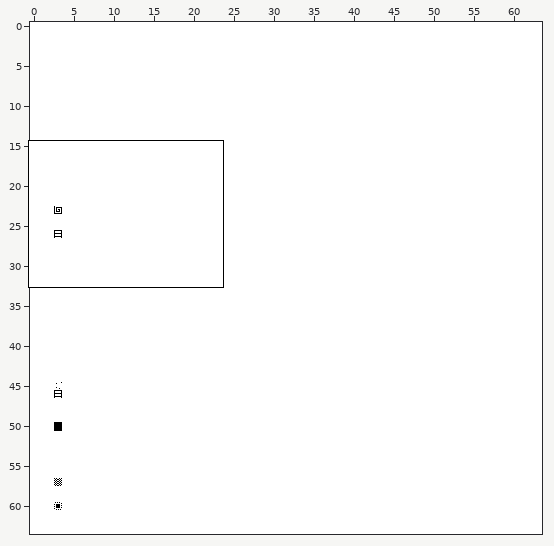
Tiled map (JSON) -- projects/project3Y/assets/maps/act2map.json. The picture above shows the old version from afar; the outline marks the close-up.
Close-up. Before:
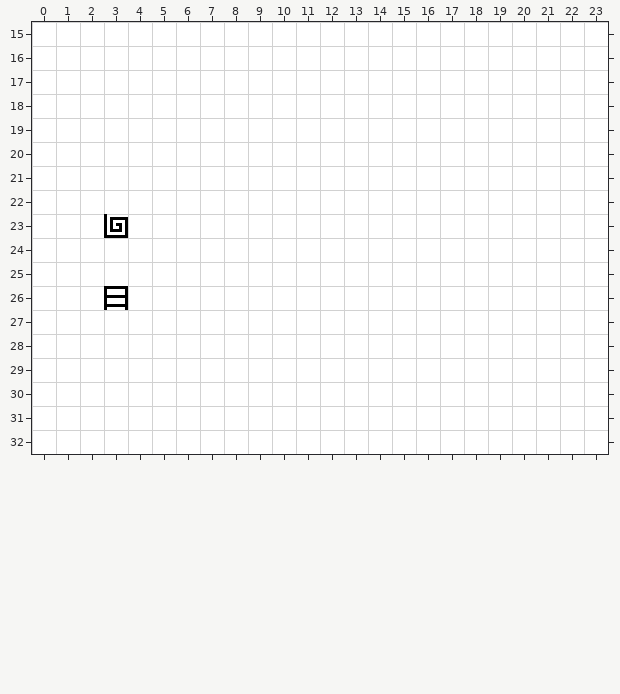
Cells are 16x16 px. Shown: x 0..23, y 15..32. The commit also changed other parts of the map, which this record leaves out.
After:
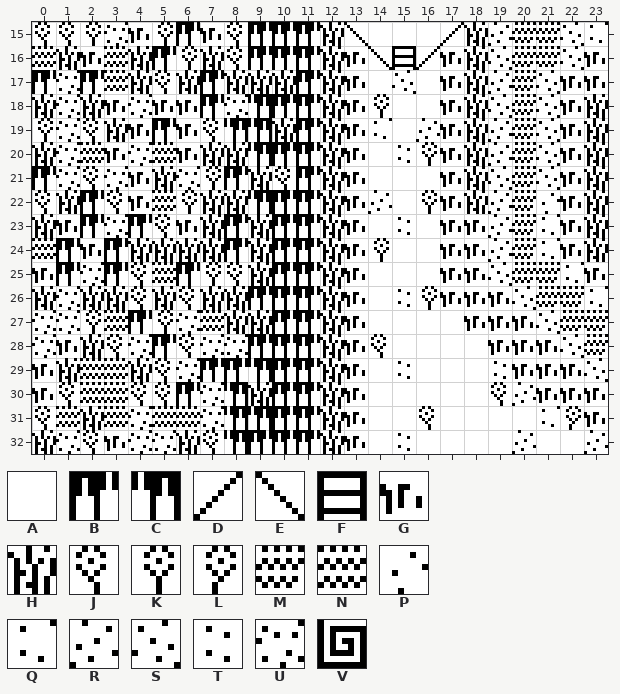
Key: from "map_tileset": A 0, B 31, C 32, D 80, E 81, F 88, G 115, H 117, J 119, K 120, L 121, M 125, N 127, P 135, Q 136, R 137, S 138, T 139, U 140, V 159.
_ is an empty cell, # one hidden under a higher layer.
Tiles replaced or removed in this view: A, F, V.
The exact change:
Changed rows in their new state; . is an unchanged cell.
Layer "background":
first column x 3:
15 ........_H#...#HR.#SQ
16 ........_HG#F#GHS.#SG
17 ........_HG...GHR.SGG
18 ........_HGK..GHS.SGH
19 ........_HGQ.RGHR.SGH
20 ........_HG.TKGHR.SGH
21 ........_HG...GHS.SGH
22 ........_HGR.KGHR.PGH
23 #......._HG.T.GGR.QGH
24 ........_HGK..GGR.QGH
25 ........_HG...GGS..QG
26 #......._HG.TKGGGS..Q
27 ........_HG....GGGS..
28 ........_HGJ....GGGS.
29 ........_HG.T...TGGGS
30 ........_HG.....JRGGG
31 ........_HG..J....QLG
32 ........_HG.T....R..R
Layer "blocked":
first column x 0:
15 JJKUGKBGJBBB.E...D..MM..
16 NHGNHBKHJBBB..E.D...MM..
17 BUBNHJHBHHHB...S....M...
18 HUHGUGGBUCBB........M...
19 KUJHGBGJCCHB........M...
20 HUNGUNGHHCBB........M...
21 BUJUGHUKBHJB........M...
22 JHBJGNKHHCBB........M...
23 HGBUBJGHBHBB........M...
24 NBGBHHHHBHBB........M...
25 GBUBJNBKJHBB........MM..
26 HUHHJHJHHBBB.........MM.
27 UUKNBKUNHHBB..........MM
28 UGHJUBJUUBBB...........M
29 GHNNHJUBBCBB............
30 GJNNJJBUCHBB............
31 JNHNUNNUCCBB............
32 HUJGUUHJCBBB............
Pixel boxes of the changes (left, top, right, bottom) in both close-ups:
changed: (32, 22, 608, 454)
